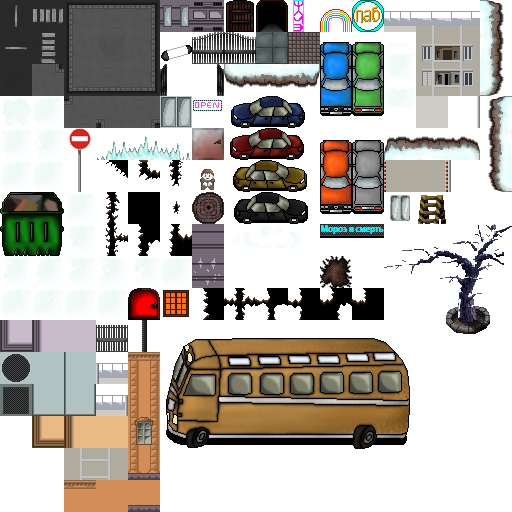
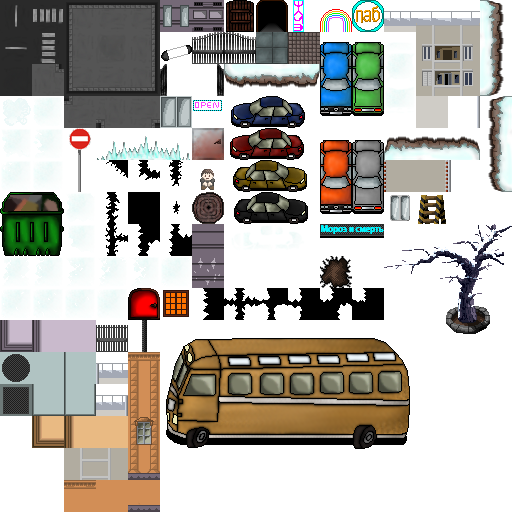
Revision of a layered 512px x 512px image; what changed, layer by layer:
painted on "Calque 36" over [105,160,366,320]
